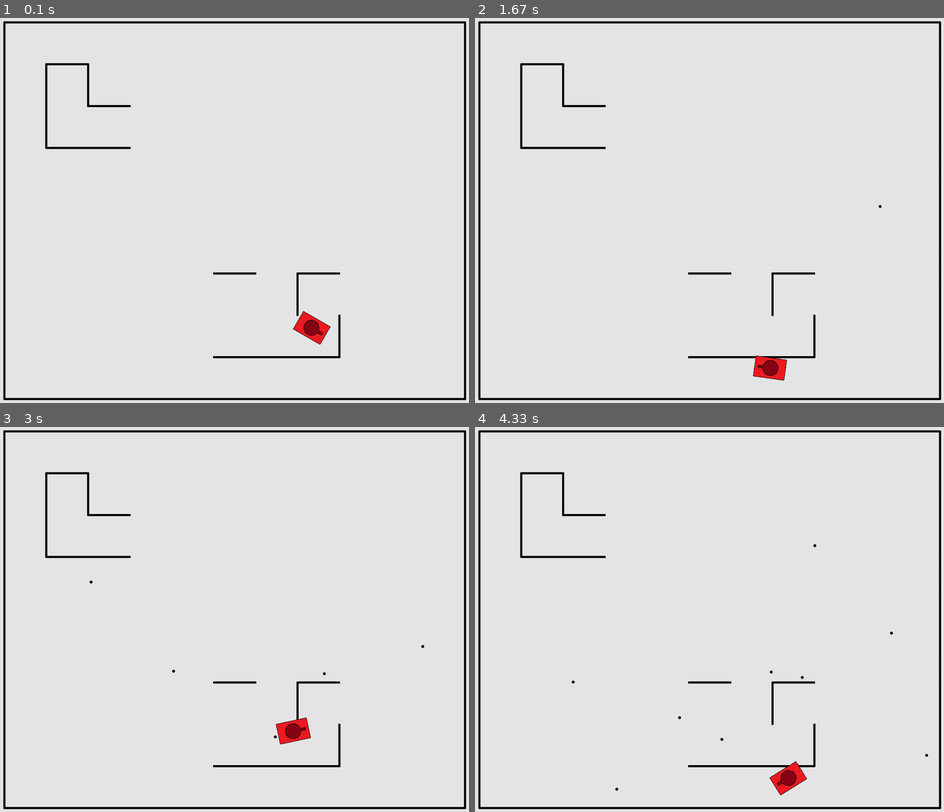
Above: before the commit, frames 1-4 (two rows, left to right).
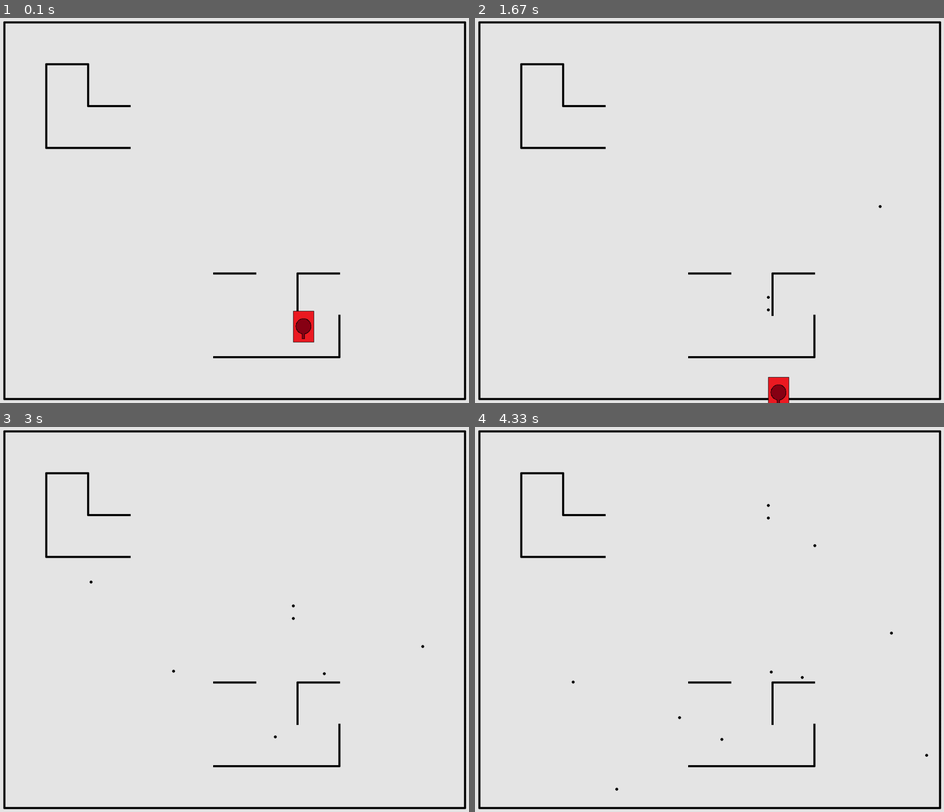
Above: after the commit, the same moments.

Repository: LankinMikhail/PyGame-project
Game: pygame game, started from Main.py
Same seed, same stepped clock (60 frames per second), same inputs: the game is played once before the commit and once after it.
Inputs (mouse positions are in pixels of both pictures, inside the frame that each line leads up to):
- Up to frame 1 (0.1 s): no input
- Up to frame 2 (1.67 s): hold Q 0.33-0.8 s; hold W 0.33-0.8 s; hold Q 0.83-1.3 s; hold W 0.83-1.3 s; click (859, 198) at 1.38 s
- Up to frame 3 (3 s): click (234, 646) at 1.72 s; click (121, 623) at 2.05 s; click (281, 704) at 2.38 s; click (89, 561) at 2.72 s
- Up to frame 4 (4.33 s): click (564, 708) at 3.05 s; click (779, 484) at 3.38 s; click (883, 754) at 3.72 s; click (765, 654) at 4.05 s

The runs differ from the first frame. In frame 1, 0.5% of the frame differs, in the area x 62-71%, y 76-85%; in frame 2, 0.7%, in the area x 59-67%, y 72-100%; in frame 3, 0.4%; in frame 4, 0.4%.

Commit message:
микроизменения

Diff:
--- a/Collision/Player.py
+++ b/Collision/Player.py
@@ -14,12 +14,19 @@
         self.effect = None
         self.motion = "stop"
         self.rotating = "stop"
+        self.is_alive = True
+        if team == 1:
+            self.w = "w"
+            self.s = "s"
+            self.a = "a"
+            self.d = "d"
+            self.q = "q"
 
     def render(self, screen):
         texture = pygame.transform.rotate(pygame.transform.scale(load_image(os.path.dirname(__file__)[:-10]
                                                                             + "\\Assets\\тест_модель.png"),
                                                                  (50, 75)), self.angle + 180)
-        screen.blit(texture, (round(self.x), round(self.y)))
+        screen.blit(texture, (round(self.x - 25 * 0), round(self.y - 37.5 * 0)))
 
     def update(self):
         if self.motion == "forward":
--- a/Main.py
+++ b/Main.py
@@ -27,7 +27,7 @@
     field.set_view(10, 10, 100)
     field.fill(level1)
     clock = pygame.time.Clock()
-    player1 = Player(0, 700, 700, 60)
+    players = [Player(1, 700, 700, 0)]
     while running:
         for event in pygame.event.get():
             if event.type == pygame.QUIT:
@@ -38,27 +38,35 @@
                 bullets.append(Bullet(3, event.pos[0], event.pos[1], velocity * math.sin(math.radians(angle)),
                                       velocity * math.cos(math.radians(angle)), FPS * 30))
             if event.type == pygame.KEYDOWN:
-                if event.unicode == "w":
-                    player1.motion = "forward"
-                if event.unicode == "s":
-                    player1.motion = "back"
-                if event.unicode == "q":
-                    player1.rotating = "left"
-                if event.unicode == "e":
-                    player1.rotating = "right"
+                for player in players:
+                    if event.unicode == player.w:
+                        player.motion = "forward"
+                    if event.unicode == player.s:
+                        player.motion = "back"
+                    if event.unicode == player.d:
+                        player.rotating = "left"
+                    if event.unicode == player.a:
+                        player.rotating = "right"
+                    if event.unicode == player.q:
+                        velocity = 180 / FPS
+                        bullets.append(Bullet(3, player.x, player.y,
+                                              velocity * math.sin(math.radians(player.angle)),
+                                              velocity * math.cos(math.radians(player.angle)), FPS * 30))
             if event.type == pygame.KEYUP:
-                if event.unicode == "w" and player1.motion == "forward":
-                    player1.motion = "stop"
-                if event.unicode == "s" and player1.motion == "back":
-                    player1.motion = "stop"
-                if event.unicode == "q" and player1.rotating == "left":
-                    player1.rotating = "stop"
-                if event.unicode == "e" and player1.rotating == "right":
-                    player1.rotating = "stop"
+                for player in players:
+                    if event.unicode == player.w and player.motion == "forward":
+                        player.motion = "stop"
+                    if event.unicode == player.s and player.motion == "back":
+                        player.motion = "stop"
+                    if event.unicode == player.d and player.rotating == "left":
+                        player.rotating = "stop"
+                    if event.unicode == player.a and player.rotating == "right":
+                        player.rotating = "stop"
         screen.fill((230, 230, 230))
         field.render(screen)
-        player1.render(screen)
-        player1.update()
+        for player in players:
+            player.render(screen)
+            player.update()
         for bullet in bullets:
             bullet.render(screen)
             bullet.update()
